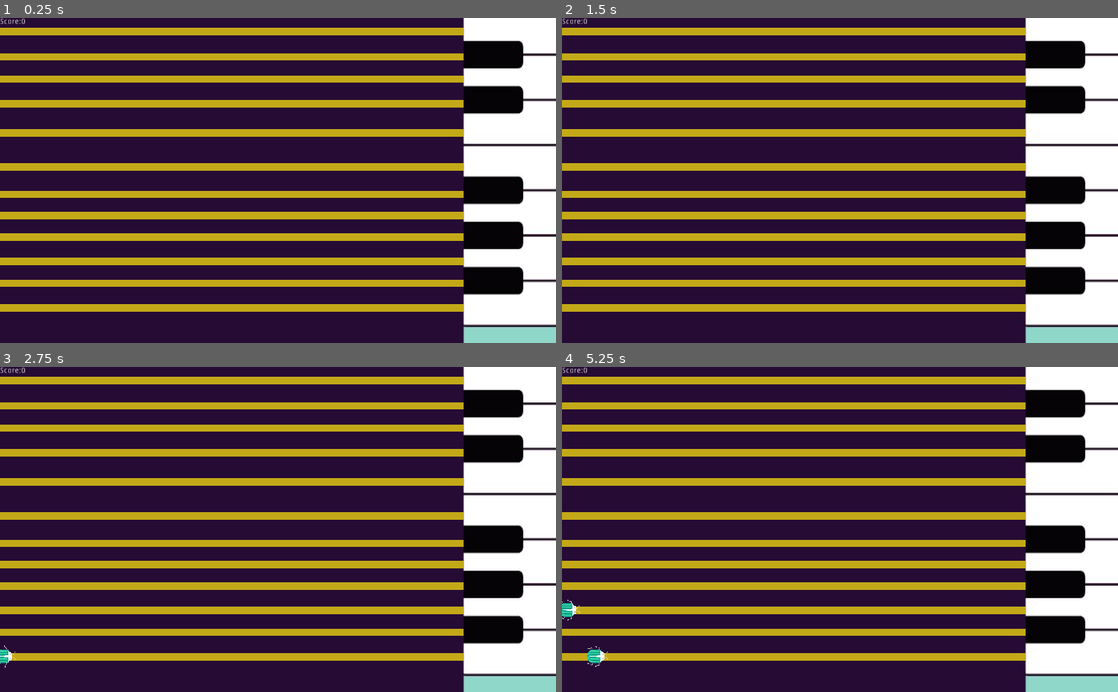
Above: before the commit, frames 1-4 (two rows, left to right).
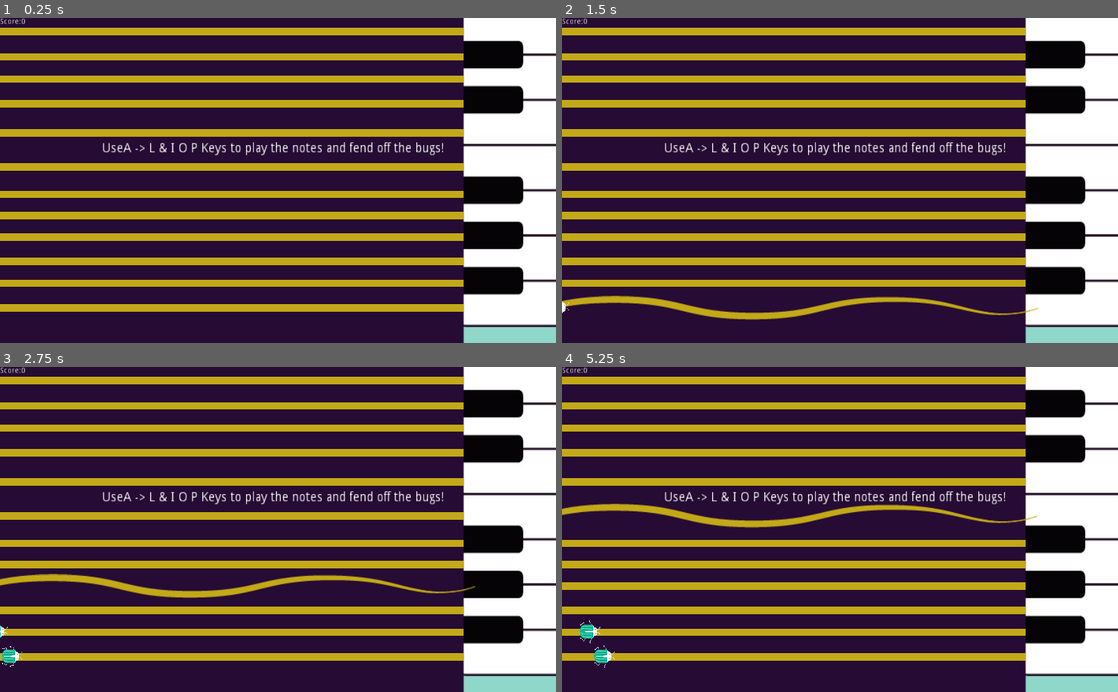
Above: after the commit, the same moments.

Repository: CodingMax/MelodyDefense
Game: Godot game, scene res://World.tscn
Same seed, same stepped clock (60 frames per second), same inputs: the game is played once before the commit and once after it. Sound files missing from this copy of the repository are replaced by a short silence.
Inputs (mouse positions are in pixels of both pictures, inside the frame that each line leads up to):
- Up to frame 1 (0.25 s): no input
- Up to frame 2 (1.5 s): tap Enter at 0.5 s; move the mouse to (962, 164) at 0.52 s; tap A (a) at 0.6 s; click (962, 164) at 0.67 s; tap D (d) at 0.8, 1.35 s; move the mouse to (728, 196) at 1.27 s; click (728, 196) at 1.42 s
- Up to frame 3 (2.75 s): tap F (f) at 1.55, 2.1 s; move the mouse to (333, 458) at 2.02 s; click (333, 458) at 2.17 s; tap G (g) at 2.3 s
- Up to frame 4 (5.25 s): move the mouse to (812, 594) at 2.77 s; tap G (g) at 2.85 s; click (812, 594) at 2.92 s; tap H (h) at 3.05, 3.6 s; move the mouse to (1006, 578) at 3.52 s; click (1006, 578) at 3.67 s; tap I (i) at 3.8, 4.35 s; move the mouse to (673, 480) at 4.27 s; click (673, 480) at 4.42 s; tap J (j) at 4.55, 5.1 s; move the mouse to (867, 529) at 5.02 s; click (867, 529) at 5.17 s

The runs differ from the first frame. In frame 1, 0.7% of the frame differs, in the area x 18-80%, y 38-43%; in frame 2, 3.7%; in frame 3, 3.8%; in frame 4, 4.0%, in the area x 0-86%, y 38-93%.

Commit message:
build: Alpha 2
core mechanic

Diff:
--- a/World.tscn
+++ b/World.tscn
@@ -1,8 +1,9 @@
-[gd_scene load_steps=14 format=2]
+[gd_scene load_steps=15 format=2]
 
 [ext_resource path="res://GameOver.gd" type="Script" id=1]
 [ext_resource path="res://Assets/Art/Saite.png" type="Texture" id=2]
 [ext_resource path="res://Score.gd" type="Script" id=3]
+[ext_resource path="res://Assets/Art/saite2.png" type="Texture" id=4]
 [ext_resource path="res://World.gd" type="Script" id=5]
 [ext_resource path="res://Assets/Art/photo_2021-05-17 13.45.59.jpeg" type="Texture" id=6]
 [ext_resource path="res://Assets/Art/HG-Restartscreen-1280x800px.png" type="Texture" id=7]
@@ -26,9 +27,14 @@
 
 [sub_resource type="SpriteFrames" id=4]
 animations = [ {
-"frames": [ ExtResource( 2 ), ExtResource( 9 ), ExtResource( 2 ) ],
+"frames": [ ExtResource( 9 ), ExtResource( 4 ) ],
+"loop": true,
+"name": "swinging",
+"speed": 10.0
+}, {
+"frames": [ ExtResource( 2 ) ],
 "loop": false,
-"name": "default",
+"name": "idle",
 "speed": 5.0
 } ]
 
@@ -85,6 +91,7 @@
 ]]
 position = Vector2( -250.933, 217.007 )
 frames = SubResource( 4 )
+animation = "idle"
 script = ExtResource( 8 )
 
 [node name="Saite2" type="AnimatedSprite" parent="Piano" groups=[
@@ -92,6 +99,7 @@
 ]]
 position = Vector2( -251.668, 187.224 )
 frames = SubResource( 4 )
+animation = "idle"
 script = ExtResource( 8 )
 
 [node name="Saite3" type="AnimatedSprite" parent="Piano" groups=[
@@ -99,6 +107,7 @@
 ]]
 position = Vector2( -251.668, 161.09 )
 frames = SubResource( 4 )
+animation = "idle"
 script = ExtResource( 8 )
 
 [node name="Saite4" type="AnimatedSprite" parent="Piano" groups=[
@@ -106,6 +115,7 @@
 ]]
 position = Vector2( -251.668, 131.689 )
 frames = SubResource( 4 )
+animation = "idle"
 script = ExtResource( 8 )
 
 [node name="Saite5" type="AnimatedSprite" parent="Piano" groups=[
@@ -113,6 +123,7 @@
 ]]
 position = Vector2( -251.668, 105.555 )
 frames = SubResource( 4 )
+animation = "idle"
 script = ExtResource( 8 )
 
 [node name="Saite6" type="AnimatedSprite" parent="Piano" groups=[
@@ -120,6 +131,7 @@
 ]]
 position = Vector2( -251.668, 80.0739 )
 frames = SubResource( 4 )
+animation = "idle"
 script = ExtResource( 8 )
 
 [node name="Saite7" type="AnimatedSprite" parent="Piano" groups=[
@@ -127,6 +139,7 @@
 ]]
 position = Vector2( -251.668, 46.7528 )
 frames = SubResource( 4 )
+animation = "idle"
 script = ExtResource( 8 )
 
 [node name="Saite8" type="AnimatedSprite" parent="Piano" groups=[
@@ -134,6 +147,7 @@
 ]]
 position = Vector2( -251.668, 5.59145 )
 frames = SubResource( 4 )
+animation = "idle"
 script = ExtResource( 8 )
 
 [node name="Saite9" type="AnimatedSprite" parent="Piano" groups=[
@@ -141,6 +155,7 @@
 ]]
 position = Vector2( -251.668, -29.0364 )
 frames = SubResource( 4 )
+animation = "idle"
 script = ExtResource( 8 )
 
 [node name="Saite10" type="AnimatedSprite" parent="Piano" groups=[
@@ -148,6 +163,7 @@
 ]]
 position = Vector2( -251.668, -59.0907 )
 frames = SubResource( 4 )
+animation = "idle"
 script = ExtResource( 8 )
 
 [node name="Saite11" type="AnimatedSprite" parent="Piano" groups=[
@@ -155,6 +171,7 @@
 ]]
 position = Vector2( -251.668, -85.8782 )
 frames = SubResource( 4 )
+animation = "idle"
 script = ExtResource( 8 )
 
 [node name="Saite12" type="AnimatedSprite" parent="Piano" groups=[
@@ -162,7 +179,22 @@
 ]]
 position = Vector2( -251.668, -116.586 )
 frames = SubResource( 4 )
-script = ExtResource( 8 )
+animation = "idle"
+script = ExtResource( 8 )
+
+[node name="RichTextLabel" type="RichTextLabel" parent="."]
+margin_left = 188.0
+margin_top = 229.0
+margin_right = 716.0
+margin_bottom = 306.0
+rect_scale = Vector2( 1.576, 1.746 )
+bbcode_enabled = true
+bbcode_text = "UseA -> L & I O P Keys to play the notes and fend off the bugs!"
+tab_size = 5
+text = "UseA -> L & I O P Keys to play the notes and fend off the bugs!"
+__meta__ = {
+"_edit_use_anchors_": false
+}
 
 [connection signal="gui_input" from="GameOver" to="." method="_on_GameOver_gui_input"]
 [connection signal="hide" from="GameOver" to="." method="_on_GameOver_hide"]
--- a/saiten.gd
+++ b/saiten.gd
@@ -35,24 +35,27 @@
 	spawnEnd = spawnTimes.size()
 
 func _process(delta):
-	if !self.playing:
+	if self.playing:
 		timer += delta
-		if timer > 0.5 :
+		if timer > 2:
+			print("Stop")
+			self.frame = 0
 			self.stop()
-			#frame = 0
-			print(frame)
+			self.play("idle")
 			timer = 0
 	if Input.is_action_just_pressed(key):
 		shoot()
 	enemyClock(delta)
 
 func shoot():
-	self.play()
+	self.stop()
+	self.play("swinging")
 	player.play()
 	if get_child_count() != 0:
-		print(get_child_count())
+		#print(get_child_count())
 		for child in get_children():
 			if child.is_in_group("enemys") :
+				get_node("../../Score").score += 1
 				child.queue_free()
 	#Shakedown
 
@@ -62,7 +65,7 @@
 		enemyNumber = 0
 	spawnTime = spawnTimes[enemyNumber]*id
 	if timer > spawnTime:
-		print(enemyNumber)
+		#print(enemyNumber)
 		spawnEnemy()
 		timer = 0
 		enemyNumber += 1
@@ -79,7 +82,7 @@
 		score = get_node("../../Score").score
 		if score >= 20:
 			get_node("../../Score").score -= 20
-			print("Treffer!")
+			#print("Treffer!")
 		else: gameOver()
 
 func gameOver():
Binary file added: Assets/Art/saite2.png
Not shown, added: Assets/Art/saite2.png.import
